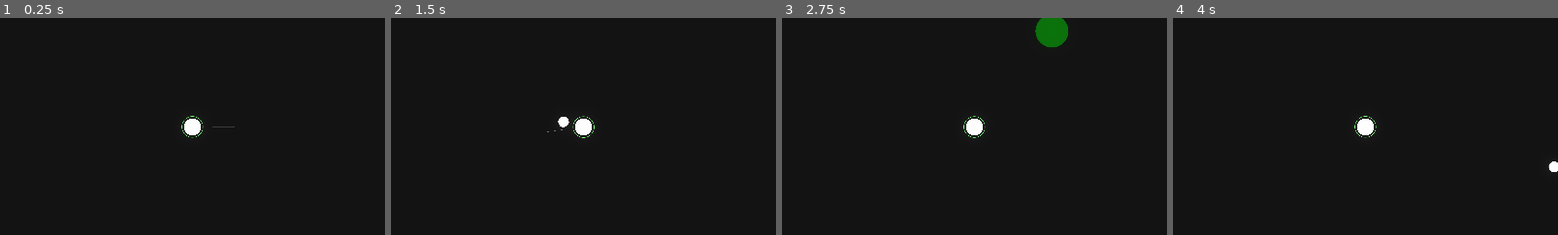
Above: before the commit, frames 1-4 (left to right).
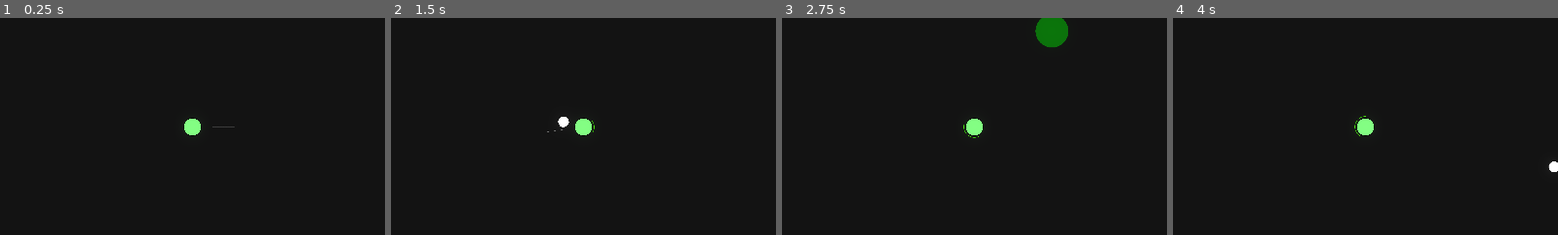
Above: after the commit, the same moments.

Repository: aiden10/towertide
Game: Godot game, scene res://Arena/arena.tscn
The game is run twice, just before and just after one commit, with the same random seed, the same clock (stepped at 60 frames per second) and the same inputs.
Inputs (mouse positions are % of the whole screen's width and height, from its top left):
- Up to frame 1 (0.25 s): no input
- Up to frame 2 (1.5 s): tap Enter at 0.5 s; move the mouse to (72, 45) at 0.52 s; press the mouse at (72, 45) at 0.53 s; hold D (right) 0.53-1.28 s; tap 1 (place_tower1) at 0.8, 1.35 s; move the mouse to (30, 55) at 1.27 s; release the mouse at (30, 55) at 1.28 s; hold S (down) from 1.28 s (still down); click (30, 55) at 1.42 s
- Up to frame 3 (2.75 s): tap 2 (place_tower2) at 1.55, 2.1 s; move the mouse to (60, 28) at 2.02 s; release S (down) at 2.03 s; hold D (right) from 2.03 s (still down); click (60, 28) at 2.17 s; tap 3 (place_tower3) at 2.3 s
- Up to frame 4 (4 s): move the mouse to (45, 70) at 2.77 s; release D (right) at 2.78 s; hold W (up) 2.78-3.53 s; tap 3 (place_tower3) at 2.85 s; click (45, 70) at 3.05 s; move the mouse to (80, 65) at 3.52 s; press the mouse at (80, 65) at 3.53 s; hold A (left) from 3.53 s (still down); tap 1 (place_tower1) at 3.8 s
The pictures show only the part of the screen within x 25-75%, y 25-75%; the shares and areas given below are measured in that part.

The runs differ from the first frame. In frame 1, 0.3% of the frame differs, in the area x 47-53%, y 45-56%; in frame 2, 0.3%; in frame 3, 0.3%; in frame 4, 0.3%.

Commit message:
added sounds and other minor stuff I don't remember

Diff:
--- a/Arena/arena.gd
+++ b/Arena/arena.gd
@@ -41,6 +41,7 @@
 		EventBus.update_spawning_bar.emit(time_since_clear, enemies_to_spawn, extra_spawn_time_scale)
 		if time_since_clear >= extra_spawn_time_scale:
 			enemies_to_spawn += 1
+			EventBus.extra_spawn.emit()
 			time_since_clear = 0
 
 	if timer <= 0:
--- a/Overlay/items_container.gd
+++ b/Overlay/items_container.gd
@@ -10,13 +10,6 @@
 func update_overlay() -> void:
 	for child_node in row1.get_children() + row2.get_children():
 		child_node.queue_free()
-	var item_counts = {}
-
-	for item in PlayerState.player_items:
-		if item.item_name not in item_counts:
-			item_counts[item.item_name] = 1
-		else:
-			item_counts[item.item_name] += 1
 
 	var i = 0
 	var done_items = []
@@ -30,6 +23,6 @@
 		## Not sure how to handle if the player has more than 16 items
 		elif i >= max_row_length and i < max_row_length * 2:
 			row2.add_child(item_cell)
-		item_cell.populate_cell(item, item_counts[item.item_name])
+		item_cell.populate_cell(item, PlayerState.item_counts[item.item_name])
 		i += 1
 		done_items.append(item.item_name)
--- a/Overlay/upgrade_menu/upgrade_menu.gd
+++ b/Overlay/upgrade_menu/upgrade_menu.gd
@@ -23,9 +23,11 @@
 
 func _upgrade1() -> void:
 	if upgrade1_button.text == Towers.end_of_path_name:
+		EventBus.invalid_action.emit()
 		return
 
 	if PlayerState.gold < tower.upgrade1_price:
+		EventBus.invalid_action.emit()
 		return
 
 	PlayerState.gold -= tower.upgrade1_price
@@ -38,9 +40,11 @@
 
 func _upgrade2() -> void:
 	if upgrade2_button.text == Towers.end_of_path_name:
+		EventBus.invalid_action.emit()
 		return
 
 	if PlayerState.gold < tower.upgrade2_price:
+		EventBus.invalid_action.emit()
 		return
 
 	PlayerState.gold -= tower.upgrade2_price
@@ -53,9 +57,11 @@
 
 func _upgrade3() -> void:
 	if upgrade3_button.text == Towers.end_of_path_name:
+		EventBus.invalid_action.emit()
 		return
 
 	if PlayerState.gold < tower.upgrade3_price:
+		EventBus.invalid_action.emit()
 		return
 
 	PlayerState.gold -= tower.upgrade3_price
--- a/Player/Player.tscn
+++ b/Player/Player.tscn
@@ -22,6 +22,7 @@
 shape = SubResource("CircleShape2D_jwrfn")
 
 [node name="Sprite2D" type="Sprite2D" parent="."]
+modulate = Color(1, 1, 1, 0.0392157)
 position = Vector2(0.500003, 0.499998)
 scale = Vector2(0.139063, 0.139583)
 texture = ExtResource("1_33oy3")
@@ -50,7 +51,7 @@
 [node name="CollisionShape2D" type="CollisionShape2D" parent="TowerPlacementIndicator/PlacementHitbox"]
 shape = SubResource("CircleShape2D_jpci5")
 
-[node name="HealthBar" type="TextureProgressBar" parent="."]
+[node name="RegenBar" type="TextureProgressBar" parent="."]
 offset_left = -211.0
 offset_top = -214.0
 offset_right = -11.0
@@ -58,8 +59,21 @@
 scale = Vector2(0.267891, 0.267891)
 pivot_offset = Vector2(252, 256)
 value = 100.0
-texture_under = ExtResource("5_nvaor")
 texture_progress = ExtResource("5_nvaor")
 tint_under = Color(1, 1, 1, 0)
 tint_over = Color(1, 1, 1, 0)
+tint_progress = Color(0.294118, 0.882353, 0.054902, 1)
+
+[node name="HealthBar" type="TextureProgressBar" parent="."]
+offset_left = -261.0
+offset_top = -253.0
+offset_right = 379.0
+offset_bottom = 227.0
+scale = Vector2(0.139, 0.14)
+pivot_offset = Vector2(252, 256)
+value = 100.0
+texture_under = ExtResource("1_33oy3")
+texture_progress = ExtResource("1_33oy3")
+tint_under = Color(1, 1, 1, 0)
+tint_over = Color(1, 1, 1, 0)
 tint_progress = Color(0.5, 1, 0.5, 1)
--- a/Player/player.gd
+++ b/Player/player.gd
@@ -5,6 +5,7 @@
 @onready var placement_hitbox: Area2D = $TowerPlacementIndicator/PlacementHitbox
 @onready var camera: Camera2D = $Camera2D
 @onready var health_bar: TextureProgressBar = $HealthBar
+@onready var regen_bar: TextureProgressBar = $RegenBar
 
 var push_force: float = 150.0
 var shot_timer = PlayerState.firerate
@@ -13,7 +14,8 @@
 var tower_type = 0
 var valid_placement = true
 var overlapping_areas: Array[Area2D] = []
-var regen_timer = PlayerState.regen_cooldown
+var regen_timer = 0
+
 signal clicked
 
 func _ready() -> void:
@@ -26,7 +28,7 @@
 
 func get_input():
 	var input_dir = Input.get_vector("left", "right", "up", "down")
-	velocity = input_dir * PlayerConstants.DEFAULT_PLAYER_SPEED
+	velocity = input_dir * PlayerState.speed
 	if Input.is_action_pressed("click"):
 		if not placing_tower:
 			clicked.emit(get_global_mouse_position())
@@ -34,6 +36,7 @@
 	if Input.is_action_just_pressed("click"):
 		if placing_tower:
 			if not valid_placement:
+				EventBus.invalid_action.emit()
 				return
 
 			var new_tower: Tower
@@ -54,6 +57,7 @@
 			tower_type = 0
 			aim_indicator.visible = true
 			tower_placement_indicator.visible = false
+			EventBus.tower_placed.emit()
 			EventBus.tower1_deselected.emit()
 			EventBus.tower2_deselected.emit()
 			EventBus.tower3_deselected.emit()
@@ -83,16 +87,19 @@
 			tower_placement_indicator.visible = true
 			aim_indicator.visible = false
 			placing_tower = true
+	else:
+		EventBus.invalid_action.emit()
 
 func _physics_process(delta: float) -> void:
 	get_input()
+	process_regen(delta)
+
 	look_at(get_global_mouse_position())
 	for i in get_slide_collision_count():
 		var collision = get_slide_collision(i)
 		var collider = collision.get_collider()
 
-		if collider is Entity:  # Or check for specific groups
-			# Push the entity away from player's center
+		if collider is Enemy:
 			var push_direction = (collider.global_position - global_position).normalized()
 			collider.velocity += push_direction * push_force * delta
 	move_and_slide()
@@ -107,15 +114,14 @@
 	GameState.player_position = global_position
 	health_bar.max_value = PlayerState.max_health
 	health_bar.value = PlayerState.health
-	process_regen(delta)
 	check_door()
 
 	if placing_tower:
 		tower_placement_indicator.position = to_local(get_global_mouse_position())
 		if valid_placement:
-			tower_placement_indicator.modulate = Color8(0, 510, 0, 75)
-		else:
-			tower_placement_indicator.modulate = Color8(510, 0, 0, 75)
+			tower_placement_indicator.modulate = Color(0, 2, 0, 0.3)
+		else:
+			tower_placement_indicator.modulate = Color(2, 0, 0, 0.3)
 	for item in PlayerState.player_items:
 		item.use(delta)
 
@@ -128,10 +134,17 @@
 			EventBus.door_not_visible.emit()
 
 func process_regen(delta: float) -> void:
-	regen_timer -= delta
-	if regen_timer <= 0:
+	regen_timer += delta
+	regen_bar.max_value = PlayerState.regen_cooldown
+	regen_bar.value = regen_timer
+	if regen_timer >= PlayerState.regen_cooldown:
+		EventBus.player_regenerated.emit()
+		var regen_tween = create_tween()
 		PlayerState.health = min(PlayerState.health + PlayerState.regen, PlayerState.max_health)
-		regen_timer = PlayerState.regen_cooldown
+		regen_tween.tween_property(health_bar, "modulate", Color8(0, 510, 0, 255), 0.5).set_ease(Tween.EASE_IN)
+		regen_tween.tween_property(health_bar, "modulate", Color(1, 1, 1, 1), 0.3)
+		Utils.spawn_hit_effect(Color8(0, 510, 0, 255), global_position, max(PlayerState.regen * 5, 5))
+		regen_timer = 0
 
 func _add_item_scene(item_scene: PackedScene) -> void:
 	if item_scene == Scenes.sword_scene:
@@ -186,16 +199,18 @@
 		bullet.position = position
 		bullet.start(mouse_position, PlayerState.projectile_speed, PlayerState.damage, self)
 		EventBus.arena_spawn.emit(bullet)
+		EventBus.player_shot.emit()
 		can_shoot = false
 
 func take_damage(damage_taken: int, shooter: Node):
+	EventBus.player_hit.emit()
 	PlayerState.health -= damage_taken
 
 func level_up():
 	PlayerState.level += 1
 	PlayerState.levels_available += 1
 	PlayerState.xp = 0
-	PlayerState.level_up_condition = round(PlayerConstants.BASE_XP * (PlayerConstants.LEVEL_MULTIPLIER ** PlayerState.level) / 5) * 5
+	PlayerState.level_up_condition = round(100 * (1.1 ** PlayerState.level) / 5) * 5
 	EventBus.level_up.emit()
 
 func _on_xp_pickup():
--- a/Player/player_constants.gd
+++ /dev/null
@@ -1,11 +0,0 @@
-extends Node
-
-const DEFAULT_PLAYER_SPEED: int = 300
-const DEFAULT_FIRERATE: float = 0.5
-const DEFAULT_DAMAGE: int = 10
-const DEFAULT_PROJECTILE_SPEED: int = 1250
-const STARTING_PLAYER_HEALTH: int = 100
-const BASE_XP: int = 100
-const LEVEL_MULTIPLIER: float = 1.15
-const DEFAULT_LEVEL_UP_CONDITION: int = 100
-const DEFAULT_KNOCKBACK: float = 100
--- a/Shop/item_card.gd
+++ b/Shop/item_card.gd
@@ -15,8 +15,16 @@
 	if PlayerState.gold >= item.price:
 		PlayerState.gold -= item.price
 		PlayerState.player_items.append(item.duplicate())
+		if item.item_name in PlayerState.item_counts:
+			PlayerState.item_counts[item.item_name] += 1
+		else:
+			PlayerState.item_counts[item.item_name] = 1
 		EventBus.purchased.emit()
+		if item.item_name == "Sword":
+			EventBus.sword_purchased.emit()
 		queue_free()
+	else:
+		EventBus.invalid_action.emit()
 
 func populate() -> void:
 	item_image.texture = item.image
--- a/Shop/shop.gd
+++ b/Shop/shop.gd
@@ -32,8 +32,11 @@
 
 func _reroll() -> void:
 	if PlayerState.gold < reroll_cost:
+		EventBus.invalid_action.emit()
 		return
+
 	PlayerState.gold -= reroll_cost
+	EventBus.rerolled.emit()
 	generate_item_cards()
 	_update_overlay()
 
--- a/autoloads/event_bus.gd
+++ b/autoloads/event_bus.gd
@@ -13,17 +13,20 @@
 signal arena_spawn(child)
 
 signal purchased
+signal rerolled
 
 signal level_up
 signal add_item_scene(item_scene)
 
 signal update_spawning_bar(time, enemies_to_spawn, time_scale)
+signal extra_spawn
 
 signal door_visible
 signal door_not_visible
 
 signal tower_selected
 signal tower_deselected
+signal tower_placed
 
 signal tower1_selected
 signal tower1_deselected
@@ -35,3 +38,18 @@
 signal tower4_deselected
 
 signal minion_died
+signal enemy_dead
+
+signal player_hit
+signal player_regenerated
+signal enemy_hit
+signal player_shot
+signal enemy_shot
+signal tower_shot
+signal minion_spawned
+
+signal deflect
+signal sword_hit
+signal sword_purchased
+
+signal invalid_action
--- a/autoloads/sound_manager.gd
+++ b/autoloads/sound_manager.gd
@@ -1,14 +1,78 @@
 extends Node
 
-const SOUNDS = {}
+const xp1 = preload("res://resources/sounds/xp2.wav")
+const xp2 = preload("res://resources/sounds/xp1.wav")
+const gold1 = preload("res://resources/sounds/gold1.wav")
+const death1 = preload("res://resources/sounds/death1.wav")
+const shoot = preload("res://resources/sounds/shoot.wav")
+const hit = preload("res://resources/sounds/hit.wav")
+const minion1 = preload("res://resources/sounds/minion1.wav")
+
+const SOUNDS = {
+	"purchase": preload("res://resources/sounds/purchase.wav"),
+	"bell_toll": preload("res://resources/sounds/bell.wav"),
+	"placed_tower": preload("res://resources/sounds/placed.wav"),
+	"invalid": preload("res://resources/sounds/invalid.wav"),
+	"player_hit": preload("res://resources/sounds/player_hit.wav"),
+	"deflect": preload("res://resources/sounds/deflect.wav"),
+	"sword_purchased": preload("res://resources/sounds/sword_purchased.wav"),
+	"level_up": preload("res://resources/sounds/level_up.wav"),
+	"reroll": preload("res://resources/sounds/reroll.wav"),
+	"sword": preload("res://resources/sounds/sword.wav"),
+	"enter": preload("res://resources/sounds/enter.wav"),
+	"thud": preload("res://resources/sounds/thud.wav"),
+	"heal": preload("res://resources/sounds/heal.wav")
+}
+
+const XP_SOUNDS = [xp1, xp2]
+const GOLD_SOUNDS = [gold1]
+const DEATH_SOUNDS = [death1]
+const SHOOT_SOUNDS = [shoot]
+const ENEMY_HIT_SOUNDS = [hit]
+const MINION_SOUNDS = [minion1]
+
 var audio_players: Array[AudioStreamPlayer] = []
+const POOL_SIZE = 16
 
 func _ready() -> void:
+	for i in POOL_SIZE:
+		var player = AudioStreamPlayer.new()
+		add_child(player)
+		audio_players.append(player)
+
 	EventBus.purchased.connect(func(): play_sound("purchase"))
+	EventBus.extra_spawn.connect(func(): play_sound("bell_toll"))
+	EventBus.tower_placed.connect(func(): play_sound("placed_tower"))
+	EventBus.player_hit.connect(func(): play_sound("player_hit"))
+	EventBus.deflect.connect(func(): play_sound("deflect"))
+	EventBus.sword_purchased.connect(func(): play_sound("sword_purchased"))
+	EventBus.level_up.connect(func(): play_sound("level_up"))
+	EventBus.invalid_action.connect(func(): play_sound("invalid"))
+	EventBus.rerolled.connect(func(): play_sound("reroll"))
+	EventBus.sword_hit.connect(func(): play_sound("sword"))
+	EventBus.level_exited.connect(func(): play_sound("enter"))
+	EventBus.level_cleared.connect(func(): play_sound("thud"))
+	EventBus.player_regenerated.connect(func(): play_sound("heal"))
+
+	EventBus.xp_picked_up.connect(func(): play_random(XP_SOUNDS))
+	EventBus.gold_picked_up.connect(func(): play_random(GOLD_SOUNDS))
+	EventBus.enemy_dead.connect(func(): play_random(DEATH_SOUNDS))
+	EventBus.enemy_hit.connect(func(): play_random(ENEMY_HIT_SOUNDS))
+	EventBus.player_shot.connect(func(): play_random(SHOOT_SOUNDS))
+	EventBus.enemy_shot.connect(func(): play_random(SHOOT_SOUNDS))
+	EventBus.tower_shot.connect(func(): play_random(SHOOT_SOUNDS))
+	EventBus.minion_spawned.connect(func(): play_random(MINION_SOUNDS))
+
+func play_random(sounds: Array) -> void:
+	var player = _get_available_player()
+	if player:
+		player.stream = sounds.pick_random()
+		player.play()
 
 func play_sound(sound_name: String) -> void:
 	var player = _get_available_player()
 	if player:
+		player.process_mode = Node.PROCESS_MODE_ALWAYS
 		player.stream = SOUNDS[sound_name]
 		player.play()
 
--- a/entities/enemy/enemy.gd
+++ b/entities/enemy/enemy.gd
@@ -12,12 +12,14 @@
 	$Sprite.modulate = Color8(255, 255, 255, 255)
 
 func take_damage(damage_taken: float, shooter: Node, knockback_direction: Vector2 = Vector2.ZERO) -> void:
+	EventBus.enemy_hit.emit()
 	health -= damage_taken
 	var tween = create_tween()
 	tween.tween_property($Sprite, "modulate", Color8(255, 255, 255, 100), 0.1)
 	if health <= 0:
 		if not died:
 			tween.finished.connect(on_death)
+			EventBus.enemy_dead.emit()
 			if shooter is Tower:
 				shooter.killed_enemy.emit()
 			died = true
--- a/entities/enemy/enemy_states/attack_state.gd
+++ b/entities/enemy/enemy_states/attack_state.gd
@@ -24,6 +24,7 @@
 
 func shoot(player_position: Vector2):
 	if can_shoot:
+		EventBus.enemy_shot.emit()
 		var bullet = Scenes.enemy_projectile_scene.instantiate()
 		bullet.position = enemy.position
 		bullet.start(player_position, enemy.projectile_speed, enemy.damage, get_parent())
--- a/entities/minion/minion.gd
+++ b/entities/minion/minion.gd
@@ -9,6 +9,7 @@
 var death_tween: Tween
 
 func _init() -> void:
+	EventBus.minion_spawned.emit()
 	despawn_timer = Timer.new()
 	add_child(despawn_timer)
 	despawn_timer.wait_time = Towers.MINION_LIFETIME
--- a/items/sword/sword_effects.gd
+++ b/items/sword/sword_effects.gd
@@ -12,4 +12,5 @@
 
 	if parent.is_in_group("Enemies"):
 		Utils.spawn_hit_effect(Color(255, 255, 255, 50), parent.global_position, damage)
+		EventBus.sword_hit.emit()
 		parent.take_damage(damage, self)
--- a/project.godot
+++ b/project.godot
@@ -19,7 +19,6 @@
 
 EventBus="*res://autoloads/event_bus.gd"
 EnemyConstants="*res://entities/enemy/enemy_constants.gd"
-PlayerConstants="*res://player/player_constants.gd"
 PlayerState="*res://states/player_state.gd"
 Utils="*res://autoloads/utils.gd"
 Scenes="*res://autoloads/scenes.gd"
--- a/projectiles/projectile.gd
+++ b/projectiles/projectile.gd
@@ -22,7 +22,6 @@
 	speed = projectile_speed
 	damage = bullet_damage
 
-	# Store the instance ID and group instead of duplicating the node
 	shooter_id = origin.get_instance_id()
 	shooter_groups = origin.get_groups()
 
@@ -40,7 +39,6 @@
 		pierce = PlayerState.pierce
 
 func get_shooter() -> Node:
-	# Get the actual shooter node from the instance ID
 	return instance_from_id(shooter_id) if shooter_id else null
 
 func clear() -> void:
@@ -80,8 +78,10 @@
 	# Enemy bullet entered sword
 	if parent.is_in_group("Sword") and "Enemies" in shooter_groups:
 		direction *= -1
-		add_to_group("Player")
+		shooter_groups.append("Player")
+		shooter_groups.remove_at(shooter_groups.find("Enemies"))
 		Utils.spawn_hit_effect(Color(255, 255, 255, 100), position, damage)
+		EventBus.deflect.emit()
 		return
 
 	# Player bullet entered enemy
--- a/states/player_state.gd
+++ b/states/player_state.gd
@@ -13,12 +13,13 @@
 var knockback: float = 100
 var pierce: int = 1
 var bullet_size: float = 0.01
-var regen: int = 1
-var regen_cooldown: int = 25
+var regen: int = 5
+var regen_cooldown: int = 15
 
 ## Misc
 var levels_available: int = 0
 var player_items: Array = []
-var level_up_condition: int = PlayerConstants.DEFAULT_LEVEL_UP_CONDITION
+var item_counts: Dictionary = {}
+var level_up_condition: int = 100
 var enemies_killed: int = 0
 var swords_added: int = 0
--- a/towers/cross/cross_tower.gd
+++ b/towers/cross/cross_tower.gd
@@ -29,6 +29,7 @@
 
 func shoot_pattern() -> void:
 	var angles: Array
+	EventBus.tower_shot.emit()
 	if is_cross_pattern:
 		# Cross pattern: up, right, down, left (0°, 90°, 180°, 270°)
 		angles = [0, PI/2, PI, 3*PI/2]
--- a/towers/sentry/sentry.gd
+++ b/towers/sentry/sentry.gd
@@ -10,6 +10,7 @@
 			shoot(parent.global_position, angle_offset)
 
 func shoot(enemy_position: Vector2, angle: float) -> void:
+	EventBus.tower_shot.emit()
 	look_at(enemy_position)
 	rotation_degrees += angle
 
Not shown, added: resources/sounds/bell.wav.import
Not shown, added: resources/sounds/death.wav.import
Not shown, added: resources/sounds/death1.wav.import
Not shown, added: resources/sounds/deflect.wav.import
Not shown, added: resources/sounds/enter.wav.import
Not shown, added: resources/sounds/gold1.wav.import
Not shown, added: resources/sounds/heal.wav.import
Not shown, added: resources/sounds/hit.wav.import
Not shown, added: resources/sounds/invalid.wav.import
Not shown, added: resources/sounds/level_up.wav.import
Not shown, added: resources/sounds/minion1.wav.import
Not shown, added: resources/sounds/placed.wav.import
(and 32 more such lines)
